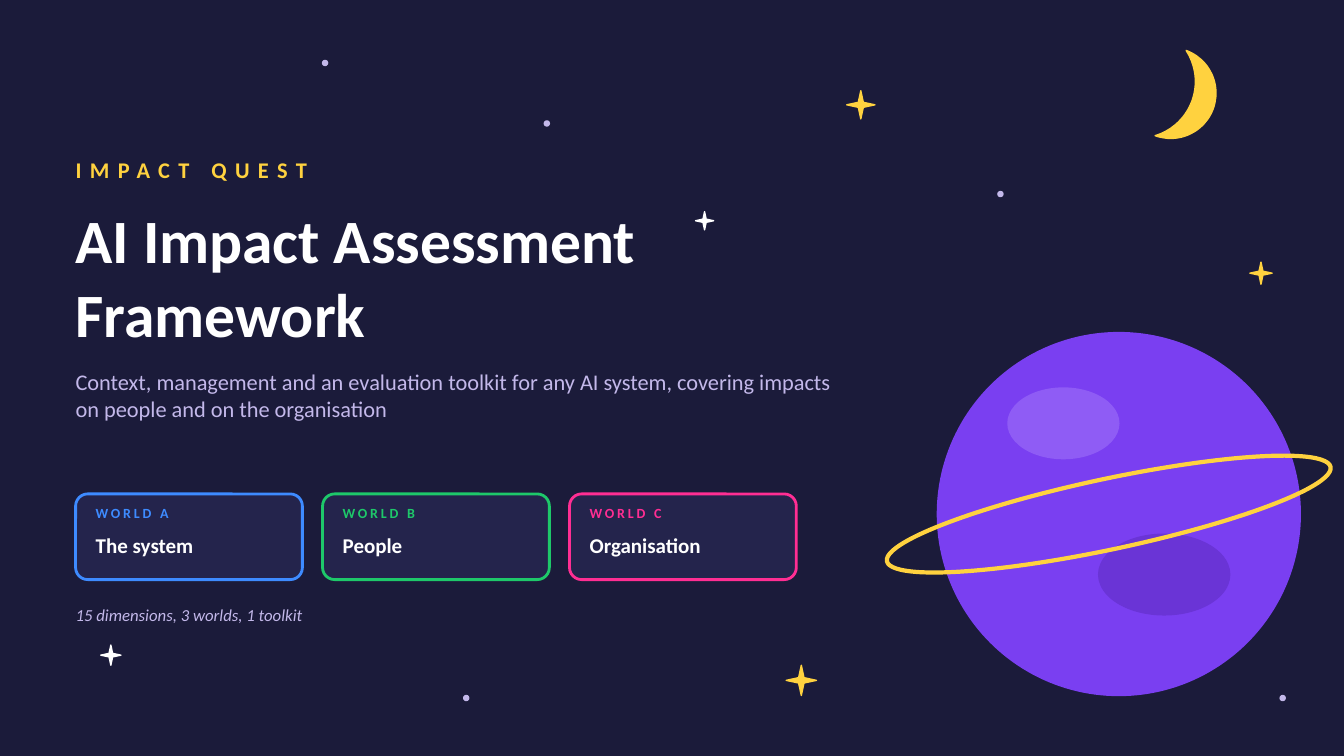
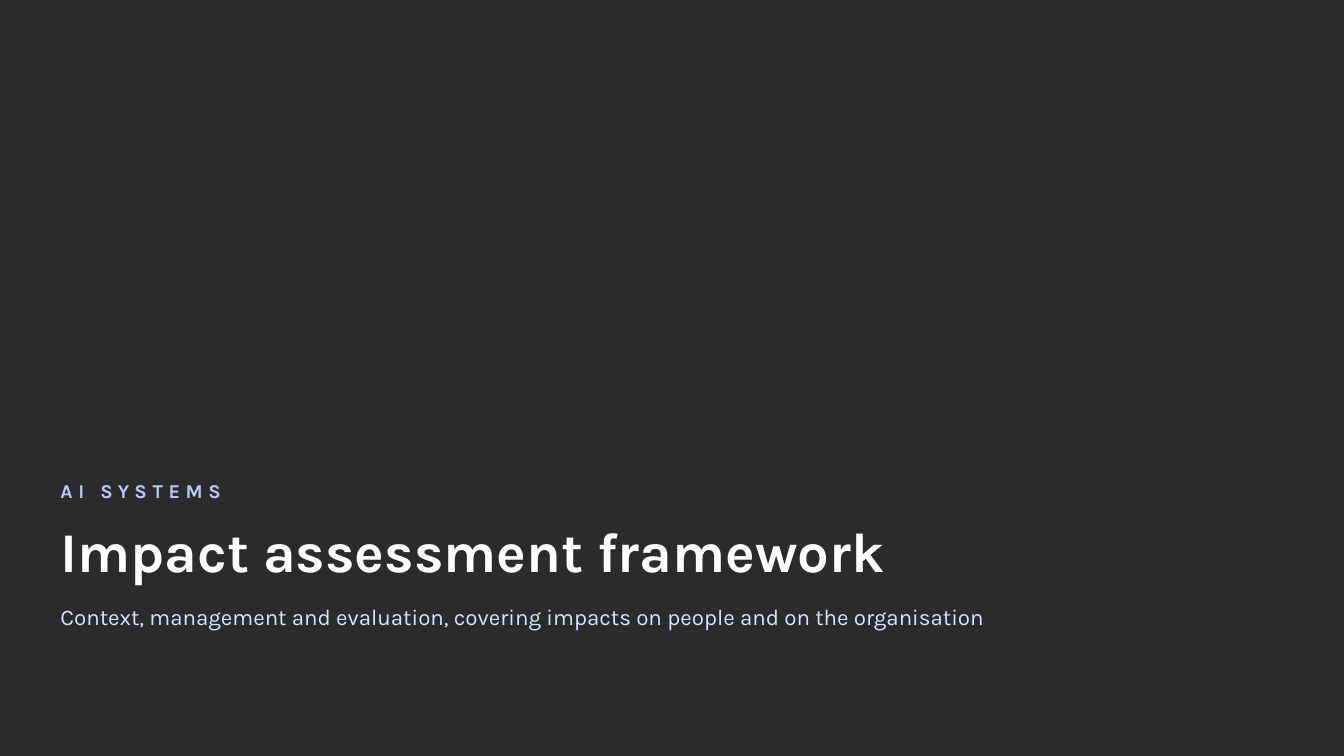
Before and after one commit to Jorge2k1/DTeTect, a slide deck: slide 1 of temp/FRAMEWORK IMPACT ASSESSMENT.pptx. Drawn at 1344x756 pixels with LibreOffice and Linux fonts; fonts in the diff are those of the drawing; background and template pictures are left out; a plain dark background stands for a picture behind light text. Boxes give left, top, right and bottom in pixels: in the first picture for what was removed or moved away, otherwise in the second. Text is boxed around its words. In the diff, an @@ line names an element or a change of style, - is before the commit and + after.

```diff
--- a/temp/FRAMEWORK IMPACT ASSESSMENT.pptx
+++ b/temp/FRAMEWORK IMPACT ASSESSMENT.pptx
@@ background #1B1B3A to picture (left out) @@
@@ moon removed at (1155,50,1229,151) @@
@@ ellipse removed at (323,60,328,66) @@
@@ star removed at (847,91,875,119) @@
@@ ellipse removed at (544,121,549,126) @@
@@ text removed at (76,163,306,181) @@
-IMPACT QUEST
@@ ellipse removed at (998,192,1003,197) @@
@@ star removed at (696,212,714,230) @@
@@ star removed at (1250,262,1272,284) @@
@@ ellipse removed at (938,333,1301,696) @@
@@ ellipse removed at (1008,388,1119,459) @@
@@ ellipse removed at (880,433,1338,596) @@
@@ text added at (60,485,221,499), 14 pt, text #B9C8F5, bold @@
+AI SYSTEMS
@@ rounded rectangle removed at (76,494,302,580) @@
@@ text removed at (96,509,168,518) @@
-WORLD A
@@ rounded rectangle removed at (323,494,549,580) @@
@@ text removed at (343,509,415,518) @@
-WORLD B
@@ rounded rectangle removed at (570,494,797,580) @@
@@ text removed at (590,509,661,518) @@
-WORLD C
@@ text at (60,533,884,585): text changed; size 44 to 40 pt; font Calibri to Karla @@
-AI Impact Assessment Framework
+Impact assessment framework
@@ text removed at (96,538,194,557) @@
-The system
@@ text removed at (343,538,403,557) @@
-People
@@ text removed at (590,538,701,557) @@
-Organisation
@@ ellipse removed at (1099,534,1230,615) @@
@@ text at (60,609,984,631): text changed; font Calibri to Karla; text colour #C3B8EA to #D9E2FF @@
-Context, management and an evaluation toolkit for any AI system, covering impacts on people and on the organisation
+Context, management and evaluation, covering impacts on people and on the organisation
@@ text removed at (76,609,303,623) @@
-15 dimensions, 3 worlds, 1 toolkit
@@ star removed at (101,645,121,665) @@
@@ star removed at (786,665,817,696) @@
@@ ellipse removed at (464,696,469,701) @@
@@ ellipse removed at (1280,696,1286,701) @@
```
Also in this commit, not shown: 18 other slides changed.
